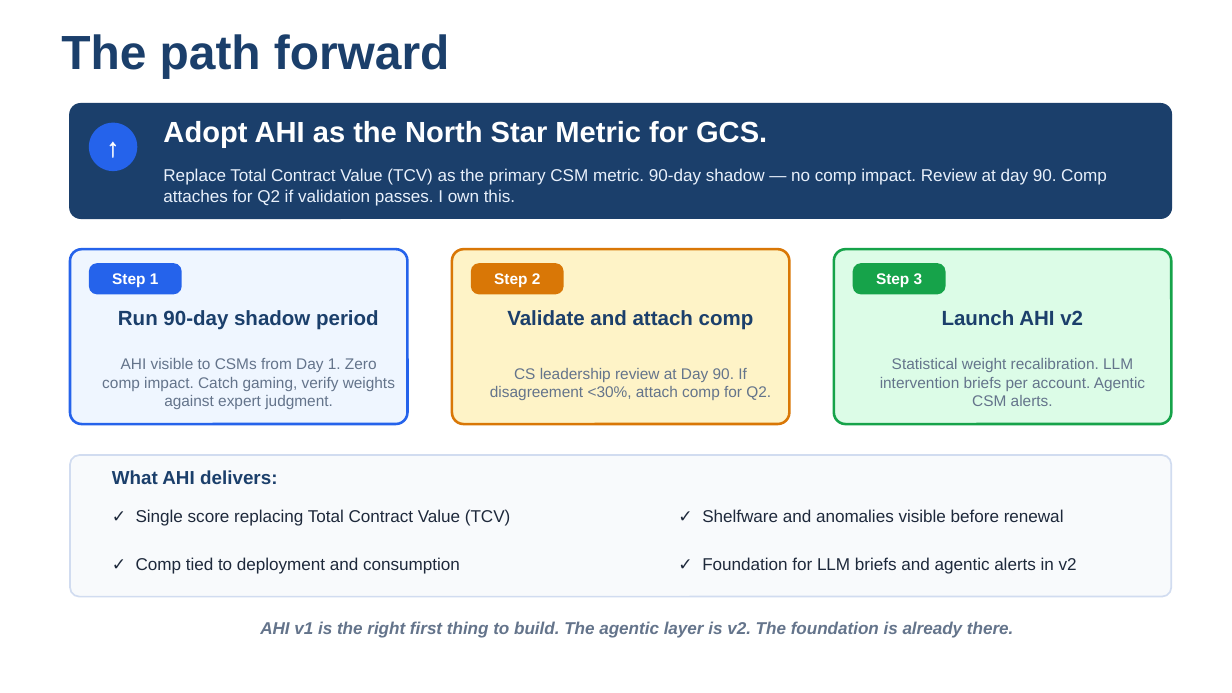
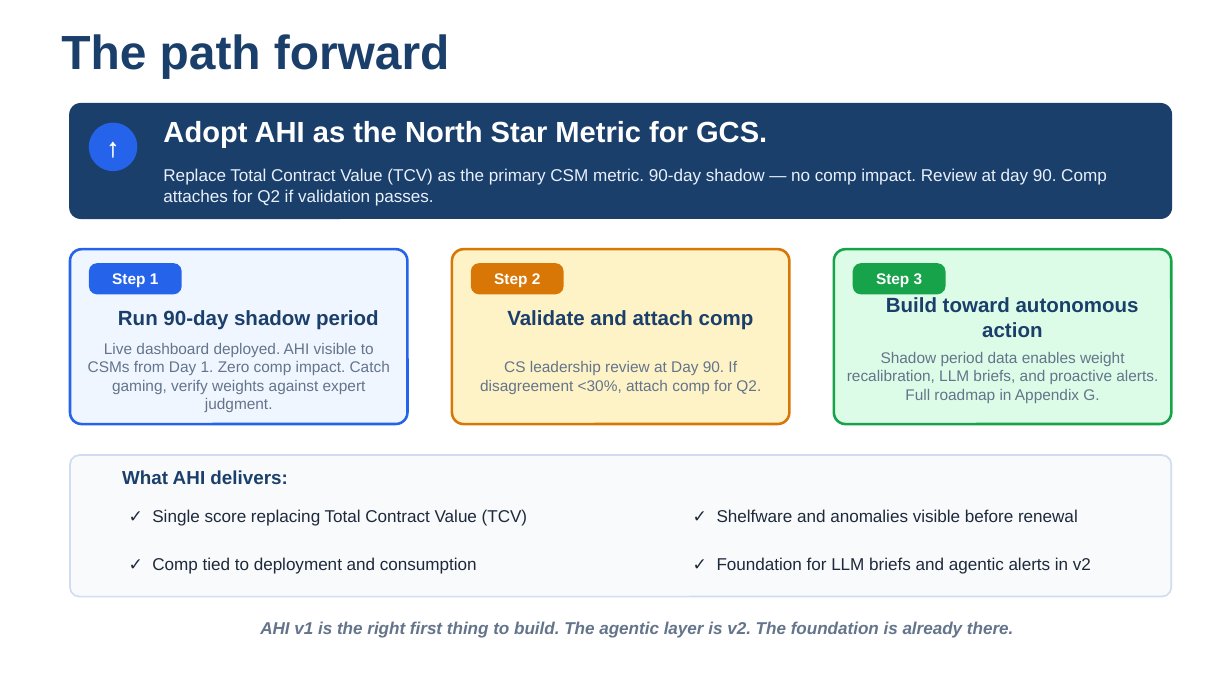
Before and after one commit to anumeharai21090-rgb/pan-ahi-casestudy, a slide deck: slide 8 of docs/AHI_Final_Pitch.pptx. Drawn at 1232x693 pixels with LibreOffice and Linux fonts; fonts in the diff are those of the drawing. Boxes give left, top, right and bottom in pixels: in the first picture for what was removed or moved away, otherwise in the second. Text is boxed around its words. In the diff, an @@ line names an element or a change of style, - is before the commit and + after.

```diff
--- a/docs/AHI_Final_Pitch.pptx
+++ b/docs/AHI_Final_Pitch.pptx
@@ text at (163,168,1107,206): text changed @@
-Replace Total Contract Value (TCV) as the primary CSM metric. 90-day shadow — no comp impact. Review at day 90. Comp attaches for Q2 if validation passes. I own this.
+Replace Total Contract Value (TCV) as the primary CSM metric. 90-day shadow — no comp impact. Review at day 90. Comp attaches for Q2 if validation passes.
@@ text at (886,297,1139,337): text changed @@
-Launch AHI v2
+Build toward autonomous action
@@ text at (88,343,390,412): text changed @@
-AHI visible to CSMs from Day 1. Zero comp impact. Catch gaming, verify weights against expert judgment.
+Live dashboard deployed. AHI visible to CSMs from Day 1. Zero comp impact. Catch gaming, verify weights against expert judgment.
@@ text "CS leadership review at Day ...": place and size @@
-text "CS leadership review at Day ..." at (490,368,771,400)
+text "CS leadership review at Day ..." at (480,361,761,394)
@@ text at (847,352,1158,403): text changed @@
-Statistical weight recalibration. LLM intervention briefs per account. Agentic CSM alerts.
+Shadow period data enables weight recalibration, LLM briefs, and proactive alerts. Full roadmap in Appendix G.
@@ text "What AHI delivers:": place and size @@
-text "What AHI delivers:" at (112,470,278,484)
+text "What AHI delivers:" at (122,470,288,484)
@@ 4 texts: place and size @@
-4 texts at (136,509,1077,574)
+4 texts at (152,509,1091,574)
```
Also in this commit, not shown: 10 other slides changed, 2 slides added, 1 slide removed.
